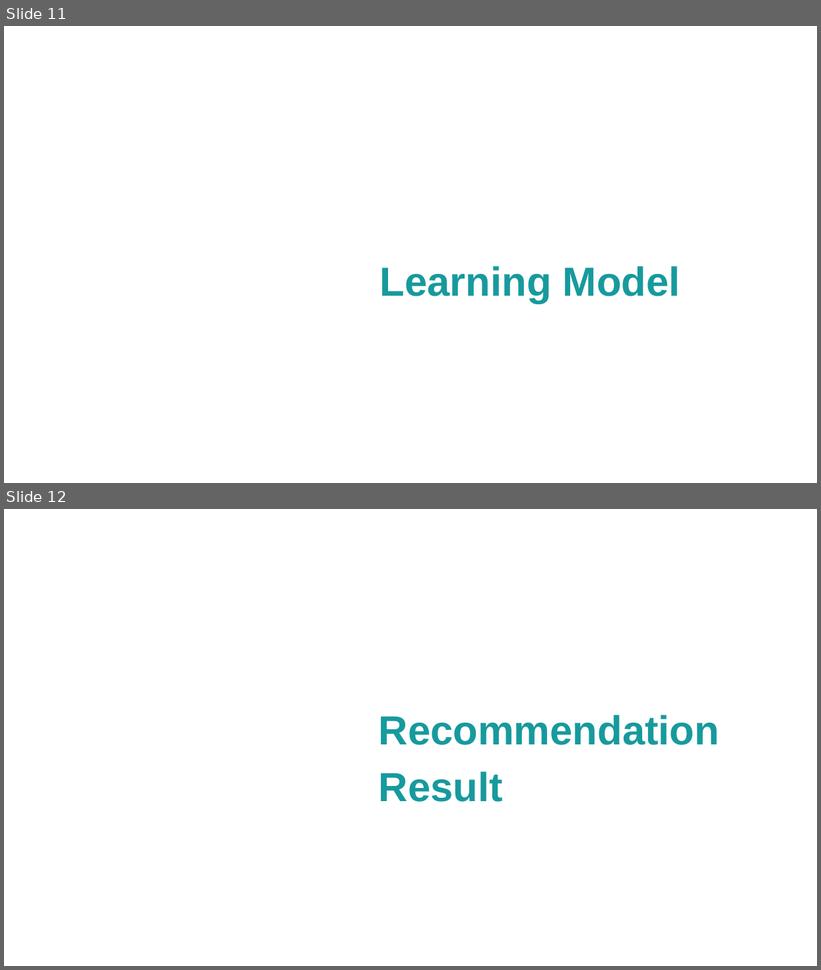
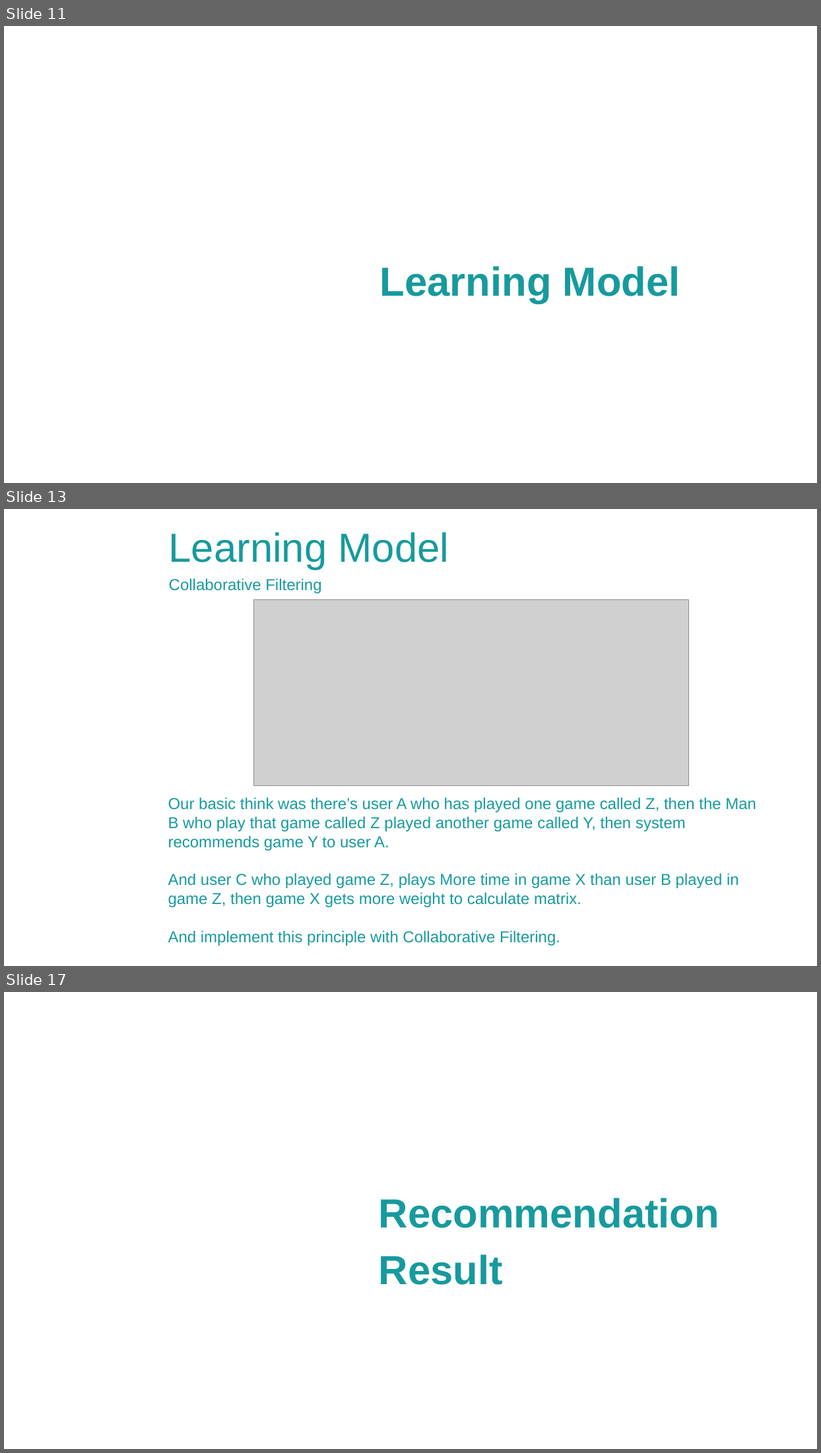
Before and after one commit to yusa-imit/cse20_bigdata_recommender, a slide deck: docs/final_report.pptx. Shown one above the other, each under a label of ours: slides 11 and 12 before the commit, slides 11, 13 and 17 after it; the slides between them are not shown. The pictures are 821x970 and 821x1453 pixels, drawn with LibreOffice and Linux fonts; fonts in the diff are those of the drawing; grey boxes stand for pictures; background and template pictures are left out. Boxes give left, top, right and bottom in pixels: in the first picture for what was removed or moved away, otherwise in the second. Text is boxed around its words. In the diff, an @@ line names an element or a change of style, - is before the commit and + after.

Commit message:
ppt update

```diff
--- a/docs/final_report.pptx
+++ b/docs/final_report.pptx
@@ slide 13 added at (4, 509, 817, 966), background picture (left out) @@
@@ text added at (169, 532, 450, 569), 36 pt, text #179A9D @@
+Learning Model
@@ text added at (169, 578, 321, 593), 14 pt, text #179A9D @@
+Collaborative Filtering
@@ picture added at (253, 599, 688, 786) @@
@@ text added at (168, 797, 756, 946), 14 pt, text #179A9D @@
+Our basic think was there’s user A who has played one game called Z, then the Man B who play that game called Z played another game called Y, then system recommends game Y to user A.
+And user C who played game Z, plays More time in game X than user B played in game Z, then game X gets more weight to calculate matrix.
+And implement this principle with Collaborative Filtering.
@@ what was slide 12 is now slide 17 @@
```
Also in this commit, not shown: 6 other slides added.
